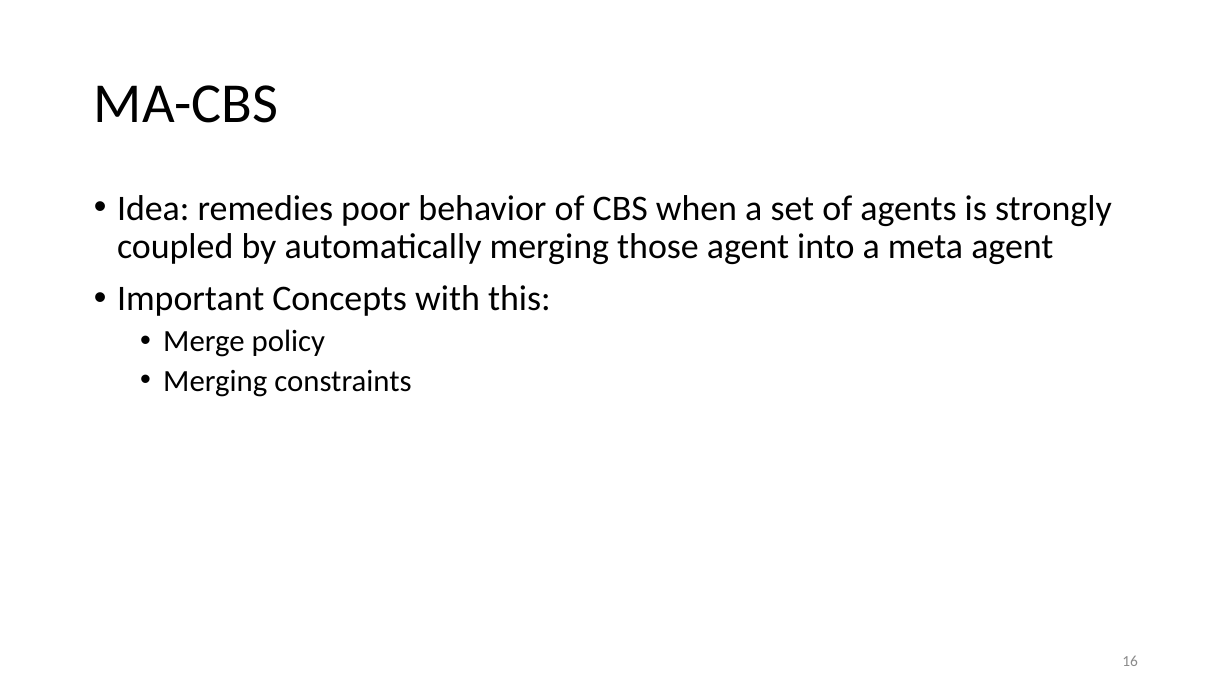
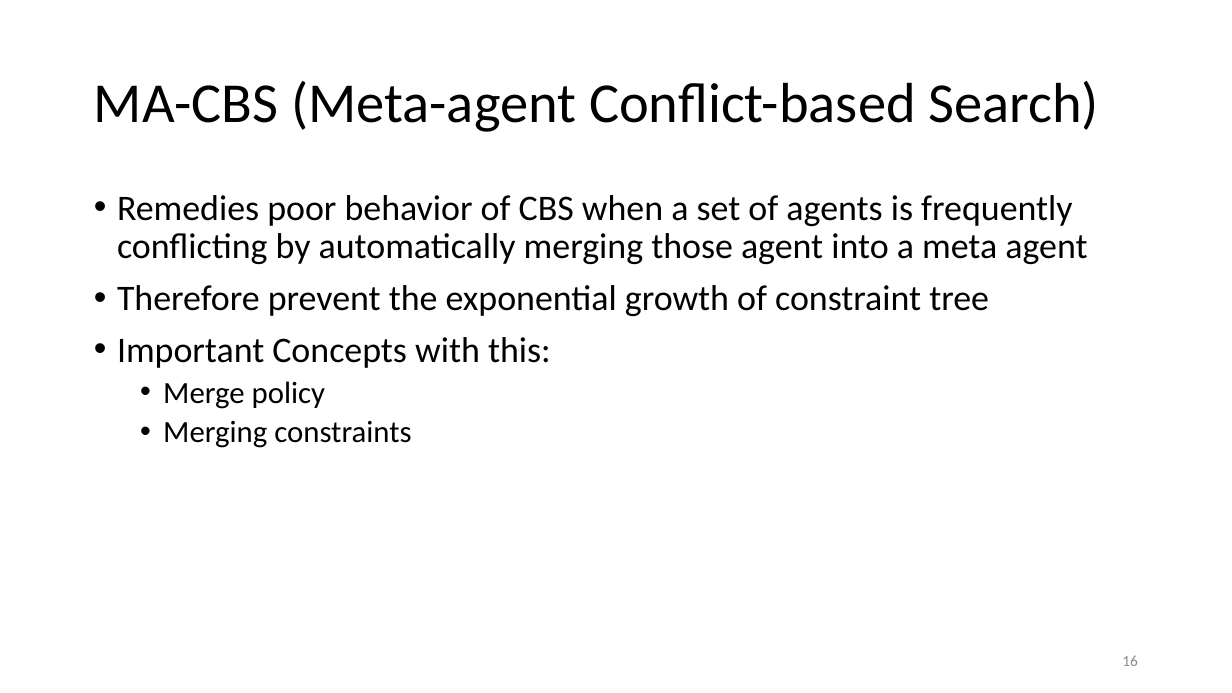
Before and after one commit to DemirDorukDilek/CBS, a slide deck: slide 16 of dahahilipls.pptx. Drawn at 1232x693 pixels with LibreOffice and Linux fonts; fonts in the diff are those of the drawing. Boxes give left, top, right and bottom in pixels: in the first picture for what was removed or moved away, otherwise in the second. Text is boxed around its words. In the diff, an @@ line names an element or a change of style, - is before the commit and + after.

```diff
--- a/dahahilipls.pptx
+++ b/dahahilipls.pptx
@@ title at box(94, 81, 1098, 132): text changed @@
-MA-CBS
+MA-CBS (Meta-agent Conflict-based Search)
@@ text at box(117, 195, 1087, 316): text changed @@
-• Idea: remedies poor behavior of CBS when a set of agents is strongly coupled by automatically merging those agent into a meta agent
+• Remedies poor behavior of CBS when a set of agents is frequently conflicting by automatically merging those agent into a meta agent
+• Therefore prevent the exponential growth of constraint tree
```
Also in this commit, not shown: 6 other slides changed.
